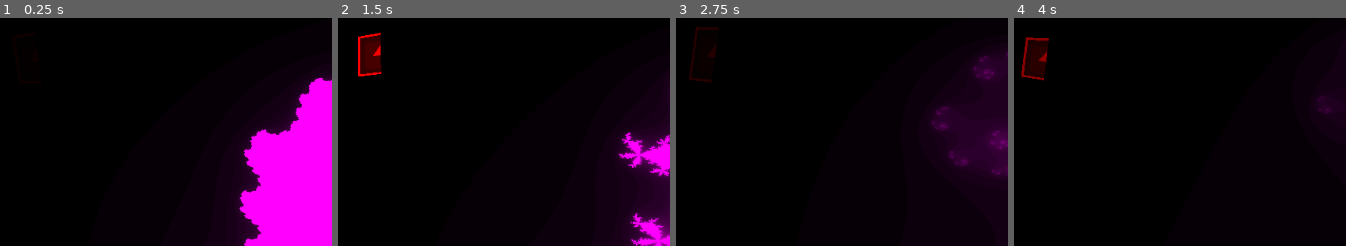
Above: before the commit, frames 1-4 (left to right).
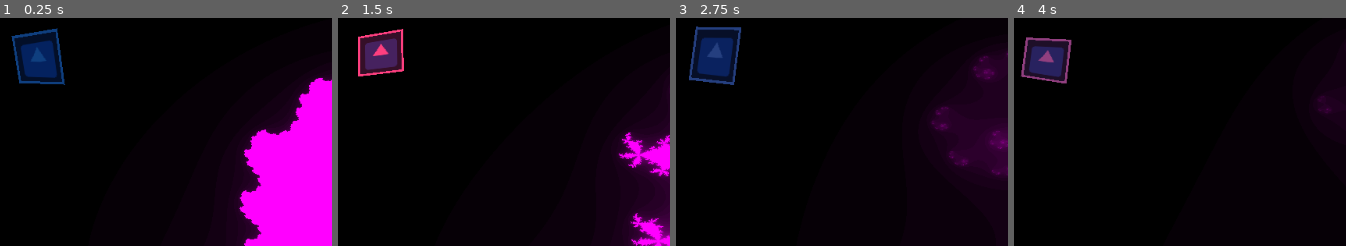
Above: after the commit, the same moments.

Repository: RichoM/JuliaSet
Game: Godot game, scene res://ShaderTest.tscn
Two runs of this game, one before a commit and one after it. Both use one fixed random seed, a clock stepped at 60 frames per second and the inputs below. The engine's default icon, where the game draws it, is replaced by a stand-in: a white triangle on a blue panel in a dark square.
Inputs (mouse positions are % of the whole screen's width and height, from its top left):
- Up to frame 1 (0.25 s): no input
- Up to frame 2 (1.5 s): move the mouse to (85, 45) at 0.52 s; move the mouse to (35, 55) at 1.27 s
- Up to frame 3 (2.75 s): move the mouse to (71, 27) at 2.02 s
- Up to frame 4 (4 s): move the mouse to (53, 70) at 2.77 s; move the mouse to (95, 65) at 3.52 s
The pictures show only the part of the screen within x 0-50%, y 1-51%; the shares and areas given below are measured in that part.

The runs differ from the first frame. In frame 1, 3.2% of the frame differs, in the area x 3-20%, y 4-30%; in frame 2, 2.5%; in frame 3, 3.4%, in the area x 3-20%, y 3-30%; in frame 4, 2.6%.

Commit message:
Updated shader

Diff:
--- a/ShaderTest2.tscn
+++ b/ShaderTest2.tscn
@@ -21,8 +21,8 @@
 		UV.y > borde.x && UV.y < borde.y) {
 		COLOR = texture(TEXTURE, UV);
 	}
-	if (UV.x > 0.5) discard;
-	COLOR *= vec4(sin(TIME) * sin(TIME), 0.0, 0.0, 1.0);
+	//if (UV.x > 0.5) discard;
+	COLOR *= vec4(sin(TIME) * sin(TIME), 0.25, 0.50, 1.0);
 }"
 
 [sub_resource type="ShaderMaterial" id=2]
@@ -40,6 +40,6 @@
 
 [node name="icon" type="Sprite" parent="."]
 material = SubResource( 2 )
-position = Vector2( -2.83015, -3.01883 )
+position = Vector2( -2.94338, -3.01883 )
 scale = Vector2( 0.911558, 0.905662 )
 texture = ExtResource( 1 )
